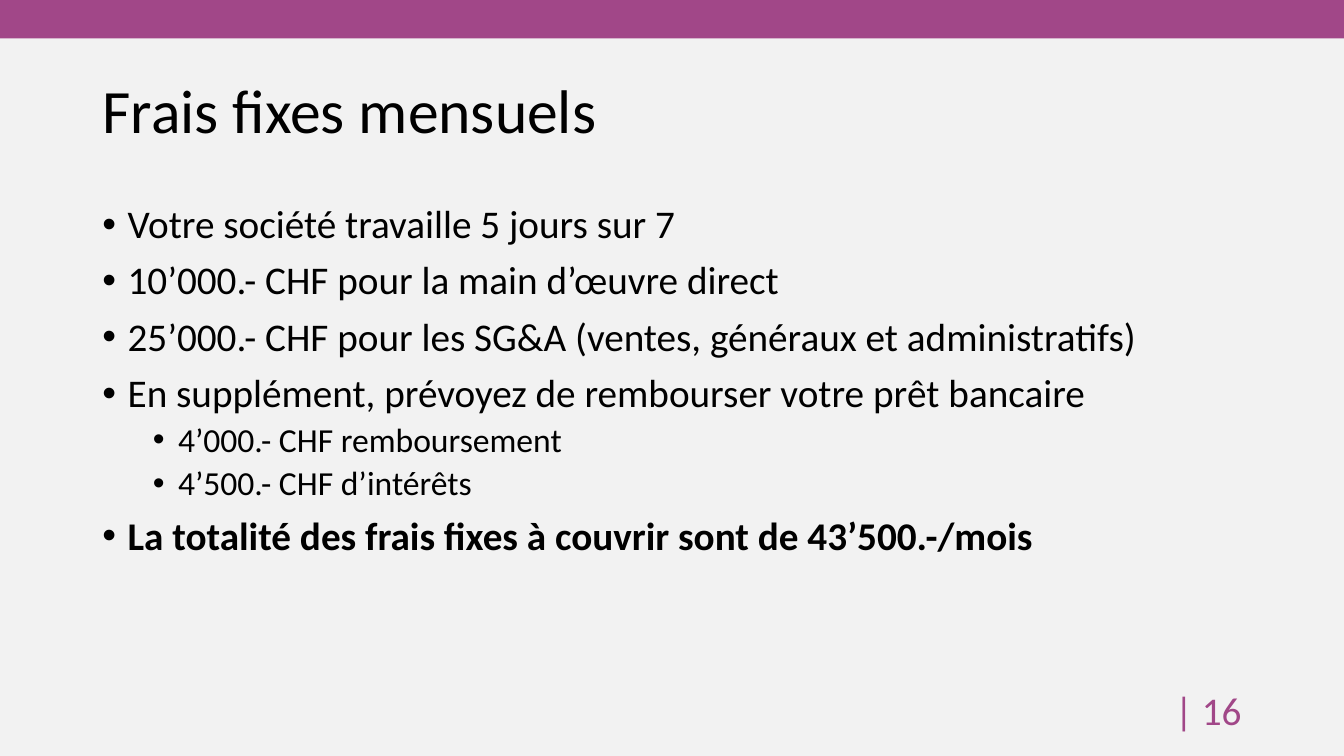
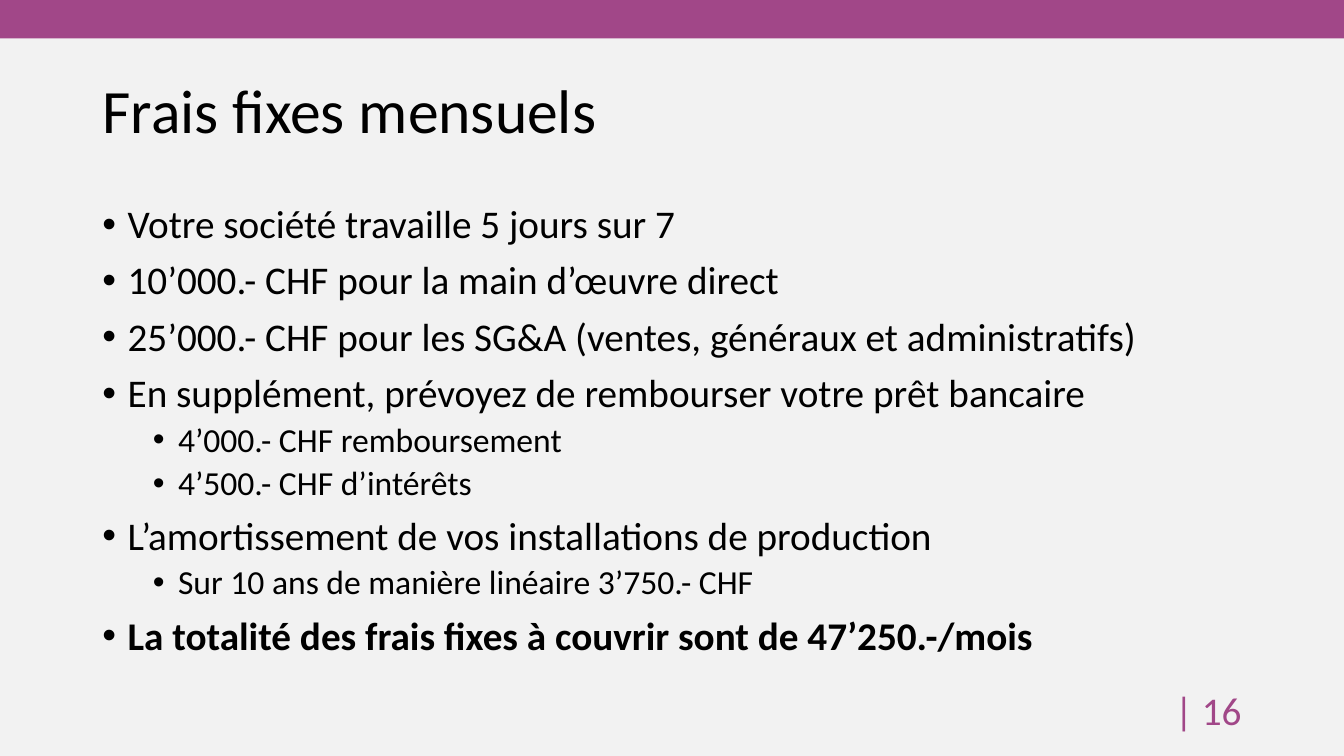
Before and after one commit to HEG-Arc/odoosim, a slide deck: slide 17 of BreweryAndCo.pptx. Drawn at 1344x756 pixels with LibreOffice and Linux fonts; fonts in the diff are those of the drawing; background and template pictures are left out. Boxes give left, top, right and bottom in pixels: in the first picture for what was removed or moved away, otherwise in the second. Text is boxed around its words. In the diff, an @@ line names an element or a change of style, - is before the commit and + after.

```diff
--- a/BreweryAndCo.pptx
+++ b/BreweryAndCo.pptx
@@ text at [128, 522, 1032, 652]: text changed; bold off @@
-• La totalité des frais fixes à couvrir sont de 43’500.-/mois
+• L’amortissement de vos installations de production
+  • Sur 10 ans de manière linéaire 3’750.- CHF
+• La totalité des frais fixes à couvrir sont de 47’250.-/mois
```
Also in this commit, not shown: 4 other slides changed, 20 other files.
